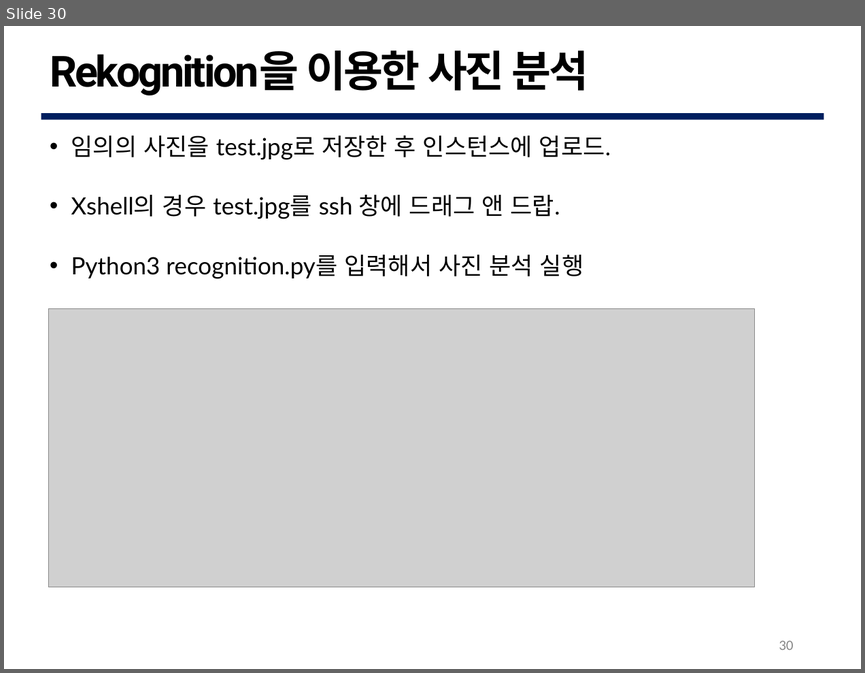
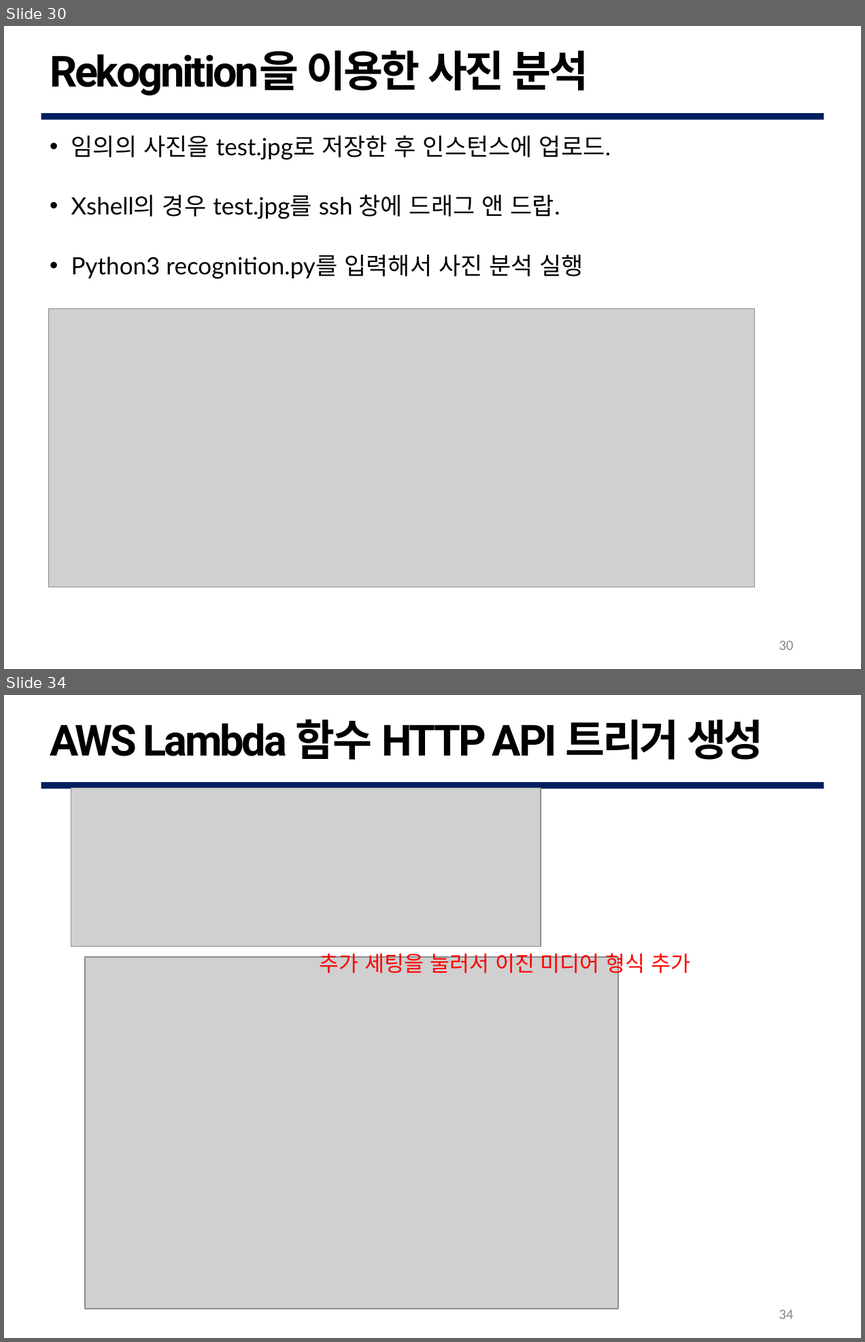
Before and after one commit to G0DCH/AWS_Rekognition_Slide, a slide deck: ppt/AWS Rekognition Slide.pptx. Shown one above the other, each under a label of ours: slide 30 before the commit, slides 30 and 34 after it; the slides between them are not shown. The pictures are 865x673 and 865x1342 pixels, drawn with LibreOffice and Linux fonts; fonts in the diff are those of the drawing; grey boxes stand for pictures; background and template pictures are left out. Boxes give left, top, right and bottom in pixels: in the first picture for what was removed or moved away, otherwise in the second. Text is boxed around its words. In the diff, an @@ line names an element or a change of style, - is before the commit and + after.

```diff
--- a/ppt/AWS Rekognition Slide.pptx
+++ b/ppt/AWS Rekognition Slide.pptx
@@ slide 34 added at [4, 695, 861, 1338], background #FFFFFF; not listed: 1 template element that a slide beside it also shows @@
@@ text added at [50, 719, 764, 760], 36 pt, text #000000, bold @@
+AWS Lambda 함수 HTTP API 트리거 생성
@@ picture added at [71, 787, 541, 946] @@
@@ picture added at [86, 956, 618, 1308] @@
@@ text added at [320, 949, 691, 977], 18 pt, text #FF0000 @@
+추가 세팅을 눌러서 이진 미디어 형식 추가
@@ page number added at [779, 1309, 793, 1319], 12 pt, text #888888 @@
+34
```
Also in this commit, not shown: 2 slides changed, 28 other slides added, 4 other files.
